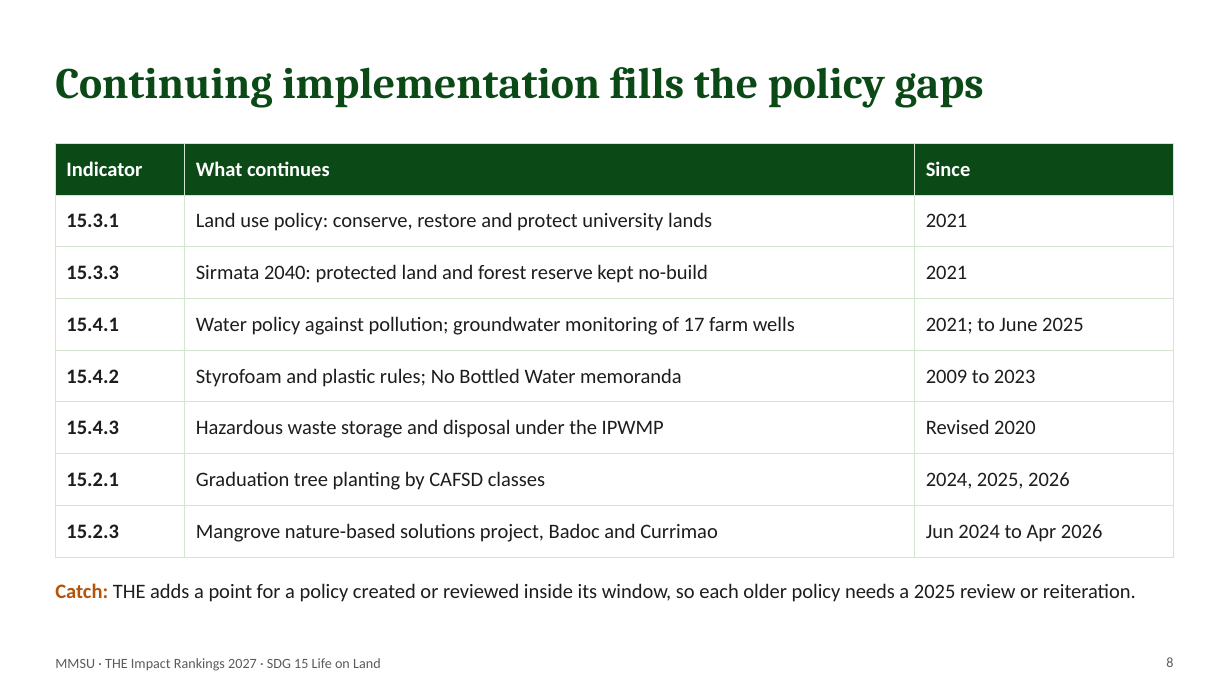
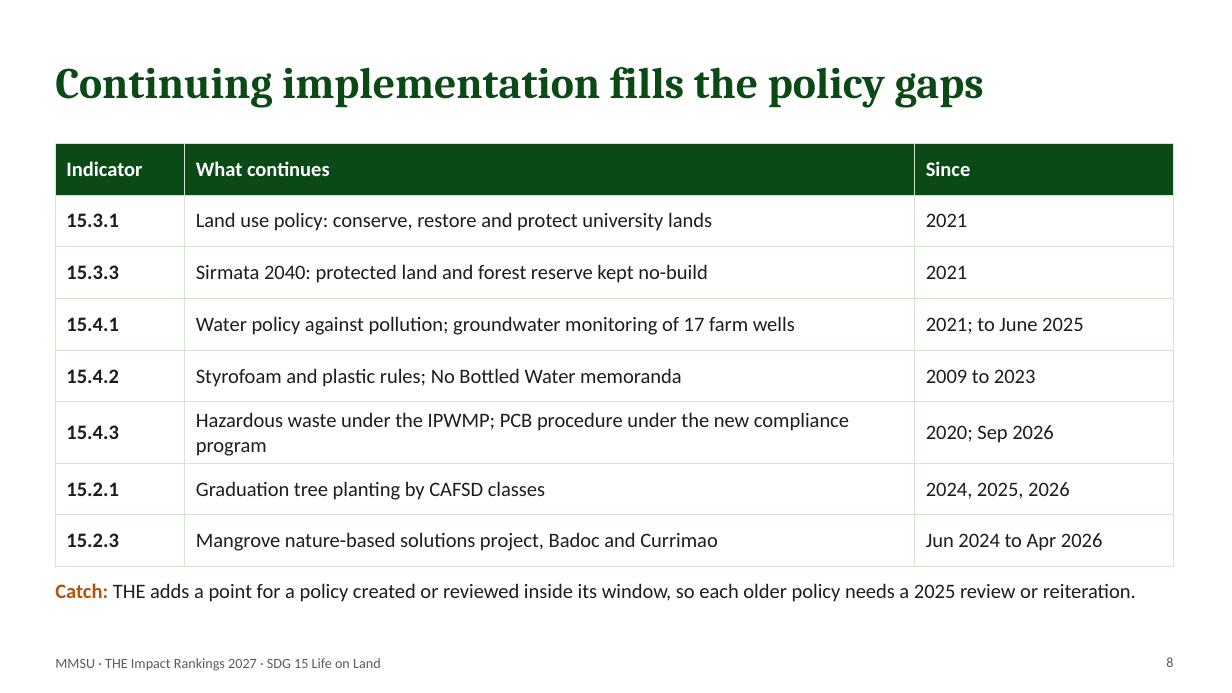
Before and after one commit to BhinoSTV/MMSUGreenDashboard, a slide deck: slide 8 of submission/sdg15/team-update/SDG15_Team_Update_2026-10-30.pptx. Drawn at 1232x693 pixels with LibreOffice and Linux fonts; fonts in the diff are those of the drawing. Boxes give left, top, right and bottom in pixels: in the first picture for what was removed or moved away, otherwise in the second. Text is boxed around its words. In the diff, an @@ line names an element or a change of style, - is before the commit and + after.

```diff
--- a/submission/sdg15/team-update/SDG15_Team_Update_2026-10-30.pptx
+++ b/submission/sdg15/team-update/SDG15_Team_Update_2026-10-30.pptx
@@ table at (x1=55, y1=143, x2=1174, y2=555) @@
-row 6, column 2: Hazardous waste storage and disposal under the IPWMP
+row 6, column 2: Hazardous waste under the IPWMP; PCB procedure under the new compliance program
-row 6, column 3: Revised 2020
+row 6, column 3: 2020; Sep 2026
```
Also in this commit, not shown: 3 other slides changed, 21 other files.
